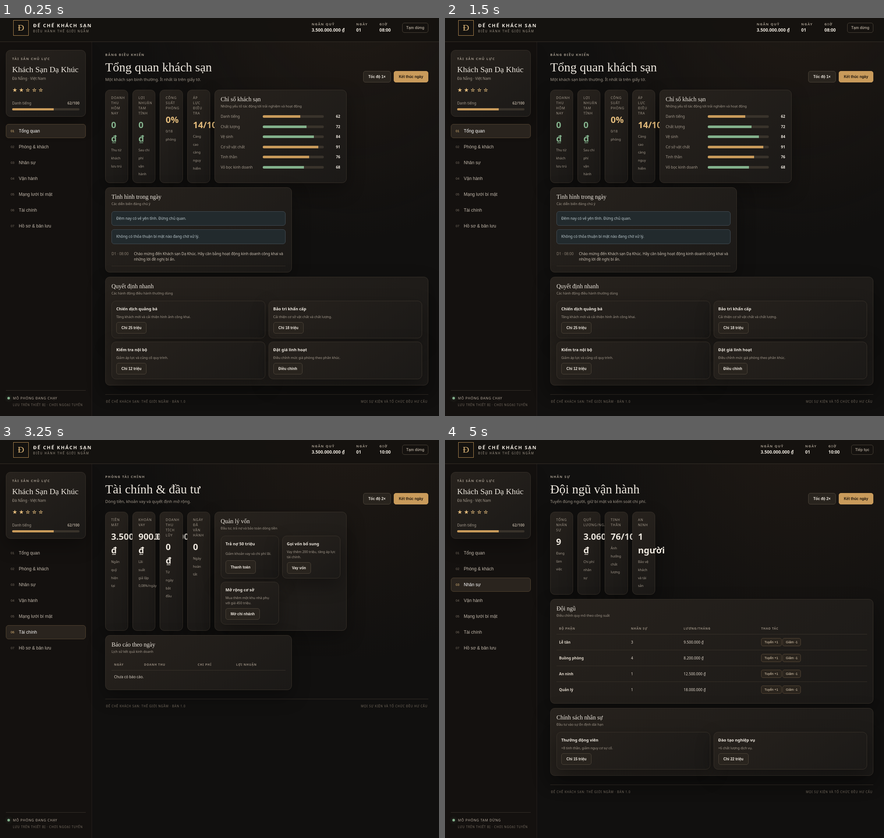
Above: before the commit, frames 1-4 (two rows, left to right).
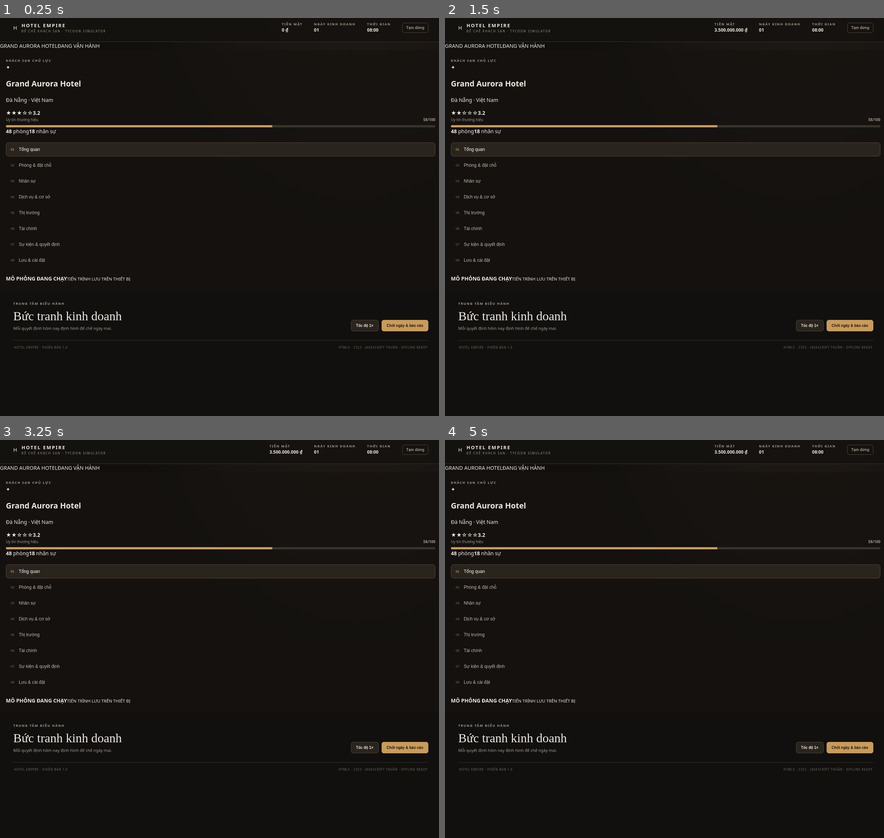
Above: after the commit, the same moments.

Repository: khahdihdz/game-quest-pwa
Game: browser game, page index.html
Same seed, same stepped clock (60 frames per second), same inputs: the game is played once before the commit and once after it.
Inputs (mouse positions are in pixels of both pictures, inside the frame that each line leads up to):
- Up to frame 1 (0.25 s): no input
- Up to frame 2 (1.5 s): click "01 Tổng quan" at 1.27 s
- Up to frame 3 (3.25 s): click (219, 666) at 1.87 s, where only the run after the commit has a clickable "07 Sự kiện & quyết định"; click "Tốc độ 1×" at 2.02 s; click (219, 682) at 2.47 s, where only the run after the commit has a clickable "08 Lưu & cài đặt"; click "06 Tài chính" at 3.07 s
- Up to frame 4 (5 s): click (848, 746) at 3.67 s, where only the run after the commit has a clickable "Chốt ngày & báo cáo"; click (664, 619) at 4.27 s, where only the run after the commit has a clickable "04 Dịch vụ & cơ sở"; click "Tạm dừng" at 4.52 s; click "03 Nhân sự" at 4.87 s

The runs differ from the first frame. In frame 1, 9.6% of the frame differs, in the area x 0-100%, y 0-98%; in frame 2, 9.6%; in frame 3, 5.4%; in frame 4, 6.0%.
Error after the commit: TypeError: Cannot set properties of null (setting 'onclick')

Commit message:
Replace game with HOTEL EMPIRE management simulator

Diff:
--- a/index.html
+++ b/index.html
@@ -1,20 +1,7 @@
 <!doctype html>
-<html lang="vi"><head>
-<meta charset="utf-8"><meta name="viewport" content="width=device-width,initial-scale=1,viewport-fit=cover">
-<meta name="theme-color" content="#11100f"><meta name="description" content="Đế Chế Khách Sạn: Thế Giới Ngầm — mô phỏng điều hành khách sạn trong thế giới trinh thám u tối hư cấu.">
-<link rel="manifest" href="./manifest.webmanifest"><link rel="stylesheet" href="./style.css">
-<title>Đế Chế Khách Sạn: Thế Giới Ngầm</title></head><body>
-<div class="app"><header class="topbar">
-<a class="brand" href="./"><span class="brand-icon">Đ</span><span><b>ĐẾ CHẾ KHÁCH SẠN</b><small>ĐIỀU HÀNH THẾ GIỚI NGẦM</small></span></a>
-<div class="top-stats"><div><small>NGÂN QUỸ</small><b id="cash">3.500.000.000 ₫</b></div><div><small>NGÀY</small><b id="day">01</b></div><div><small>GIỜ</small><b id="clock">08:00</b></div><button class="btn ghost" id="pause">Tạm dừng</button></div>
-</header><div class="mobile-status"><span>KHÁCH SẠN DẠ KHÚC</span><span id="status-line">Đang vận hành</span></div>
-<div class="shell"><aside class="sidebar">
-<section class="hotel-card"><div class="eyebrow">TÀI SẢN CHỦ LỰC</div><h2>Khách Sạn Dạ Khúc</h2><p>Đà Nẵng · Việt Nam</p><div class="stars" id="stars">★★☆☆☆</div><div class="meter-label"><span>Danh tiếng</span><b id="rep">62/100</b></div><div class="meter"><i id="repbar"></i></div></section>
-<nav class="nav" aria-label="Điều hướng trò chơi">
-<button class="nav-btn active" data-tab="overview"><i>01</i>Tổng quan</button><button class="nav-btn" data-tab="rooms"><i>02</i>Phòng & khách</button><button class="nav-btn" data-tab="staff"><i>03</i>Nhân sự</button><button class="nav-btn" data-tab="operations"><i>04</i>Vận hành</button><button class="nav-btn" data-tab="underworld"><i>05</i>Mạng lưới bí mật</button><button class="nav-btn" data-tab="finance"><i>06</i>Tài chính</button><button class="nav-btn" data-tab="records"><i>07</i>Hồ sơ & bản lưu</button>
-</nav><div class="side-bottom"><span class="pulse"></span><span id="runstate">MÔ PHỎNG ĐANG CHẠY</span><small>LƯU TRÊN THIẾT BỊ · CHƠI NGOẠI TUYẾN</small></div></aside>
-<main class="main"><div class="page-head"><div><div class="eyebrow" id="kicker">BẢNG ĐIỀU KHIỂN</div><h1 id="title">Tổng quan khách sạn</h1><p id="subtitle">Một khách sạn bình thường. Ít nhất là trên giấy tờ.</p></div><div class="head-actions"><button class="btn" id="speed">Tốc độ 1×</button><button class="btn primary" id="endday">Kết thúc ngày</button></div></div>
-<div id="content" aria-live="polite"></div><footer><span>ĐẾ CHẾ KHÁCH SẠN: THẾ GIỚI NGẦM · BẢN 1.0</span><span>MỌI SỰ KIỆN VÀ TỔ CHỨC ĐỀU HƯ CẤU</span></footer></main></div>
-<div id="toast" class="toast" role="status"></div><dialog id="modal"><form method="dialog"><button class="close" aria-label="Đóng">×</button><div id="modal-body"></div></form></dialog><input type="file" id="import-file" accept="application/json" hidden></div>
-<script src="./game.js" defer></script><script>if('serviceWorker'in navigator&&location.protocol.startsWith('http'))addEventListener('load',()=>navigator.serviceWorker.register('./sw.js').catch(()=>{}));</script>
-</body></html>
+<html lang="vi"><head><meta charset="utf-8"><meta name="viewport" content="width=device-width,initial-scale=1,viewport-fit=cover"><meta name="theme-color" content="#10251f"><meta name="description" content="HOTEL EMPIRE — Game mô phỏng quản lý và phát triển tập đoàn khách sạn."><meta name="apple-mobile-web-app-capable" content="yes"><link rel="manifest" href="./manifest.webmanifest"><link rel="stylesheet" href="./style.css"><title>HOTEL EMPIRE — Đế chế khách sạn</title></head>
+<body><div class="app"><header class="topbar"><a class="brand" href="./"><span class="brand-mark">H</span><span><b>HOTEL EMPIRE</b><small>ĐẾ CHẾ KHÁCH SẠN · TYCOON SIMULATOR</small></span></a><div class="top-stats"><div><small>TIỀN MẶT</small><b id="cash">0 ₫</b></div><div><small>NGÀY KINH DOANH</small><b id="day">01</b></div><div><small>THỜI GIAN</small><b id="clock">08:00</b></div><button class="btn ghost" id="pause">Tạm dừng</button></div></header>
+<div class="mobile-strip"><span>GRAND AURORA HOTEL</span><span id="mobile-state">ĐANG VẬN HÀNH</span></div><div class="layout"><aside class="sidebar"><section class="property-card"><div class="eyebrow">KHÁCH SẠN CHỦ LỰC</div><div class="property-symbol">✦</div><h2>Grand Aurora Hotel</h2><p>Đà Nẵng · Việt Nam</p><div class="rating"><span id="stars">★★★☆☆</span><b id="rating">3.2</b></div><div class="meter-label"><span>Uy tín thương hiệu</span><b id="reputation">58/100</b></div><div class="meter"><i id="repbar"></i></div><div class="property-meta"><span><b id="room-total">48</b> phòng</span><span><b id="staff-total">18</b> nhân sự</span></div></section>
+<nav class="nav"><button class="nav-btn active" data-tab="overview"><i>01</i>Tổng quan</button><button class="nav-btn" data-tab="rooms"><i>02</i>Phòng & đặt chỗ</button><button class="nav-btn" data-tab="staff"><i>03</i>Nhân sự</button><button class="nav-btn" data-tab="services"><i>04</i>Dịch vụ & cơ sở</button><button class="nav-btn" data-tab="marketing"><i>05</i>Thị trường</button><button class="nav-btn" data-tab="finance"><i>06</i>Tài chính</button><button class="nav-btn" data-tab="events"><i>07</i>Sự kiện & quyết định</button><button class="nav-btn" data-tab="save"><i>08</i>Lưu & cài đặt</button></nav><div class="sidebar-foot"><span class="live-dot"></span><b id="runstate">MÔ PHỎNG ĐANG CHẠY</b><small>TIẾN TRÌNH LƯU TRÊN THIẾT BỊ</small></div></aside>
+<main class="main"><div class="page-head"><div><div class="eyebrow" id="kicker">TRUNG TÂM ĐIỀU HÀNH</div><h1 id="page-title">Bức tranh kinh doanh</h1><p id="page-subtitle">Mỗi quyết định hôm nay định hình đế chế ngày mai.</p></div><div class="head-actions"><button class="btn" id="speed">Tốc độ 1×</button><button class="btn primary" id="nextday">Chốt ngày & báo cáo</button></div></div><div id="content" aria-live="polite"></div><footer><span>HOTEL EMPIRE · PHIÊN BẢN 1.0</span><span>HTML5 · CSS3 · JAVASCRIPT THUẦN · OFFLINE READY</span></footer></main></div>
+<div id="toast" class="toast" role="status"></div><dialog id="modal"><div class="modal-shell"><button class="close" id="modal-close">×</button><div id="modal-content"></div></div></dialog><input type="file" id="import-file" accept="application/json" hidden></div><script src="./game.js" defer></script><script>if('serviceWorker'in navigator&&location.protocol.startsWith('http'))addEventListener('load',()=>navigator.serviceWorker.register('./sw.js').catch(()=>{}));</script></body></html>
